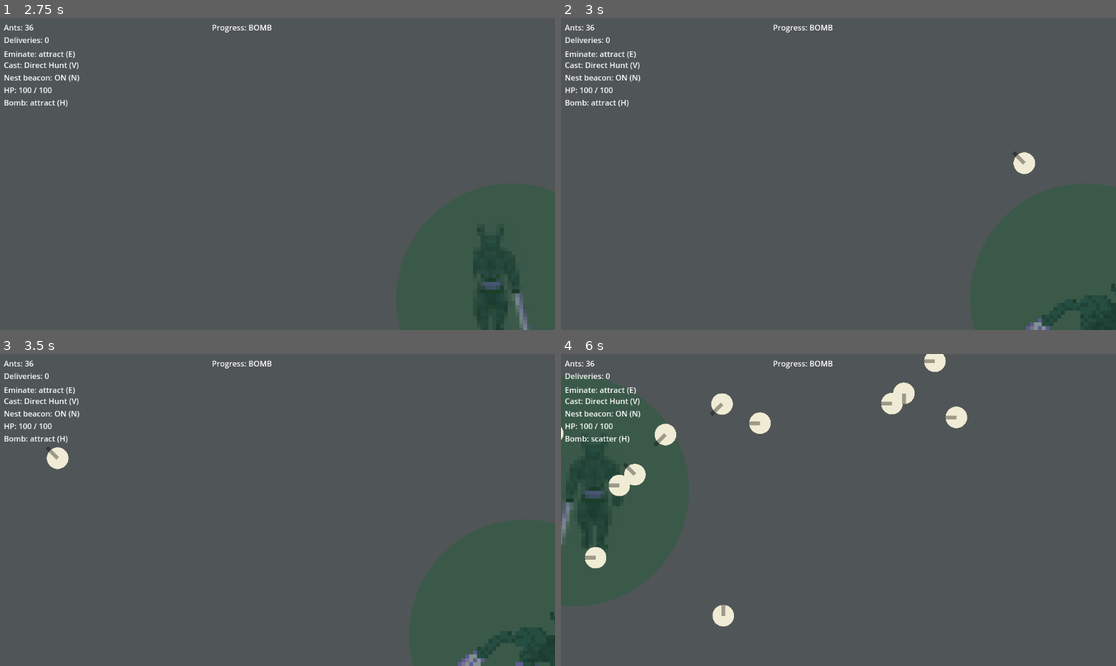
Above: before the commit, frames 1-4 (two rows, left to right).
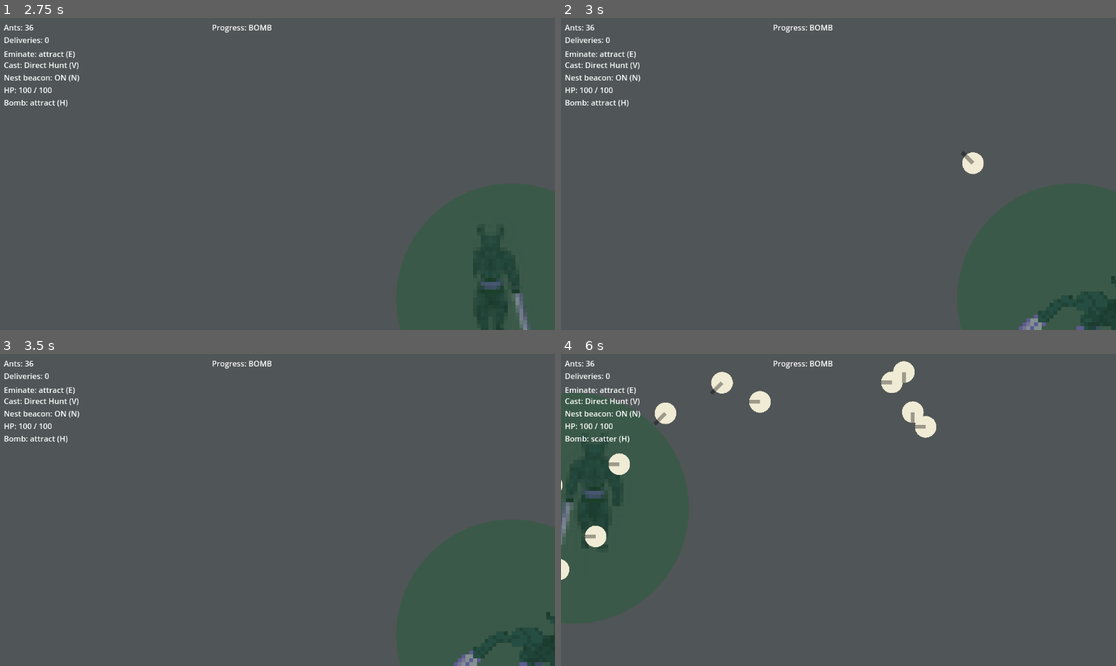
Above: after the commit, the same moments.

Repository: Luffy-design-AJ/Projects-MIT
Game: Godot game, scene res://main_menu.tscn
Same seed, same stepped clock (60 frames per second), same inputs: the game is played once before the commit and once after it.
Inputs (mouse positions are in pixels of both pictures, inside the frame that each line leads up to):
- Up to frame 1 (2.75 s): click "Start Game" at 0.5 s; tap Enter at 1.25 s; move the mouse to (399, 158) at 1.27 s; hold Right (move_right) 1.28-2.03 s; tap C (Attack) at 1.35 s; move the mouse to (166, 189) at 2.02 s; hold Down (move_down) from 2.03 s (still down); tap S (aim_down) at 2.1 s
- Up to frame 2 (3 s): move the mouse to (894, 105) at 2.77 s; release Down (move_down) at 2.78 s; hold Right (move_right) from 2.78 s (still down); tap A (aim_left) at 2.85 s
- Up to frame 3 (3.5 s): keep holding Right (move_right)
- Up to frame 4 (6 s): move the mouse to (810, 572) at 3.52 s; release Right (move_right) at 3.53 s; hold Up (move_up) 3.53-4.28 s; tap one key every 0.75 s from 3.6 s: D (aim_right) W (aim_up) X (cast) H (cycle_bomb_mode); move the mouse to (1005, 556) at 4.27 s; hold Left (move_left) 4.28-5.78 s; move the mouse to (672, 463) at 5.02 s; move the mouse to (866, 510) at 5.77 s; hold Down (move_down) from 5.78 s (still down)

Frame 1 is identical in both runs. In frame 2, 0.8% of the frame differs, in the area x 72-100%, y 42-100%; in frame 3, 0.5%; in frame 4, 4.3%, in the area x 0-74%, y 0-88%.

Commit message:
Save current working state before consolidating into Projects-MIT repo

Diff:
--- a/project.godot
+++ b/project.godot
@@ -25,28 +25,24 @@
 "deadzone": 0.5,
 "events": [Object(InputEventKey,"resource_local_to_scene":false,"resource_name":"","device":-1,"window_id":0,"alt_press …(195 unchanged characters)…
 , Object(InputEventJoypadMotion,"resource_local_to_scene":false,"resource_name":"","device":-1,"axis":1,"axis_value":-1.0,"script":null)
-, Object(InputEventKey,"resource_local_to_scene":false,"resource_name":"","device":-1,"window_id":0,"alt_pressed":false,"shift_pressed":false,"ctrl_pressed":false,"meta_pressed":false,"pressed":false,"keycode":0,"physical_keycode":87,"key_label":0,"unicode":119,"location":0,"echo":false,"script":null)
 ]
 }
 move_down={
 "deadzone": 0.5,
 "events": [Object(InputEventKey,"resource_local_to_scene":false,"resource_name":"","device":-1,"window_id":0,"alt_press …(195 unchanged characters)…
 , Object(InputEventJoypadMotion,"resource_local_to_scene":false,"resource_name":"","device":-1,"axis":1,"axis_value":1.0,"script":null)
-, Object(InputEventKey,"resource_local_to_scene":false,"resource_name":"","device":-1,"window_id":0,"alt_pressed":false,"shift_pressed":false,"ctrl_pressed":false,"meta_pressed":false,"pressed":false,"keycode":0,"physical_keycode":83,"key_label":0,"unicode":115,"location":0,"echo":false,"script":null)
 ]
 }
 move_left={
 "deadzone": 0.5,
 "events": [Object(InputEventKey,"resource_local_to_scene":false,"resource_name":"","device":-1,"window_id":0,"alt_press …(195 unchanged characters)…
 , Object(InputEventJoypadMotion,"resource_local_to_scene":false,"resource_name":"","device":-1,"axis":0,"axis_value":-1.0,"script":null)
-, Object(InputEventKey,"resource_local_to_scene":false,"resource_name":"","device":-1,"window_id":0,"alt_pressed":false,"shift_pressed":false,"ctrl_pressed":false,"meta_pressed":false,"pressed":false,"keycode":0,"physical_keycode":65,"key_label":0,"unicode":97,"location":0,"echo":false,"script":null)
 ]
 }
 move_right={
 "deadzone": 0.5,
 "events": [Object(InputEventKey,"resource_local_to_scene":false,"resource_name":"","device":-1,"window_id":0,"alt_press …(195 unchanged characters)…
 , Object(InputEventJoypadMotion,"resource_local_to_scene":false,"resource_name":"","device":-1,"axis":0,"axis_value":1.0,"script":null)
-, Object(InputEventKey,"resource_local_to_scene":false,"resource_name":"","device":-1,"window_id":0,"alt_pressed":false,"shift_pressed":false,"ctrl_pressed":false,"meta_pressed":false,"pressed":false,"keycode":0,"physical_keycode":68,"key_label":0,"unicode":100,"location":0,"echo":false,"script":null)
 ]
 }
 dash={
Not shown, changed: export_presets.cfg
Not shown, changed: .DS_Store
Not shown, added: Swarm game mac.zip
